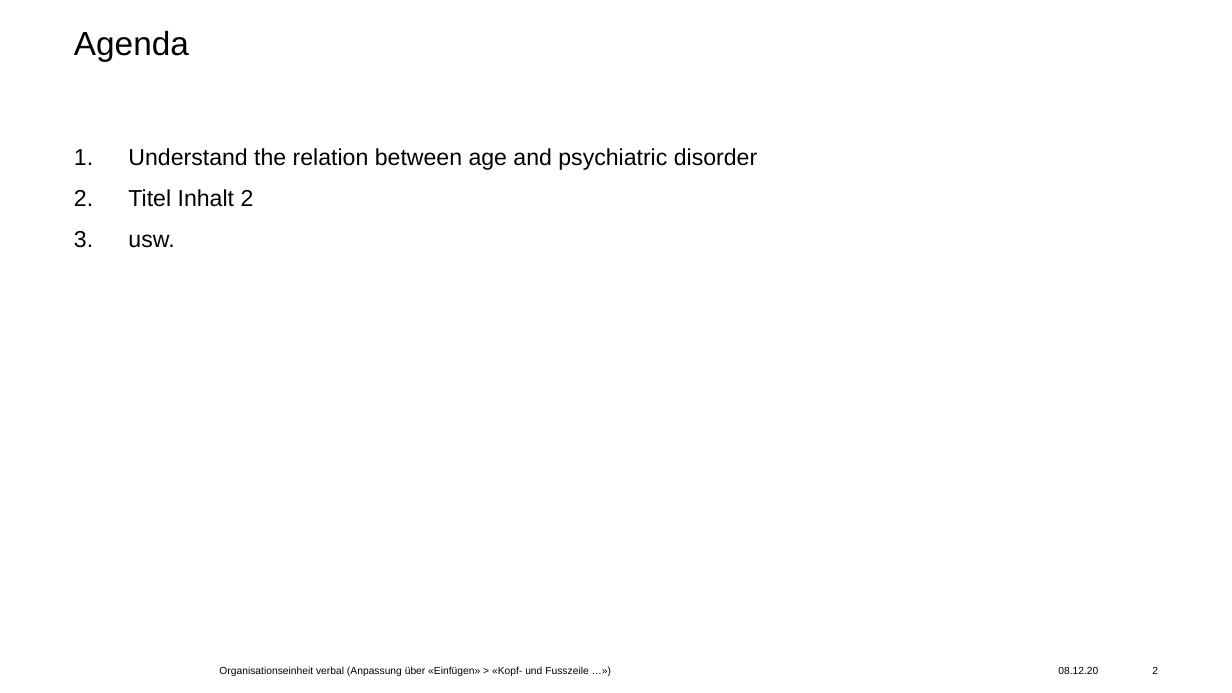
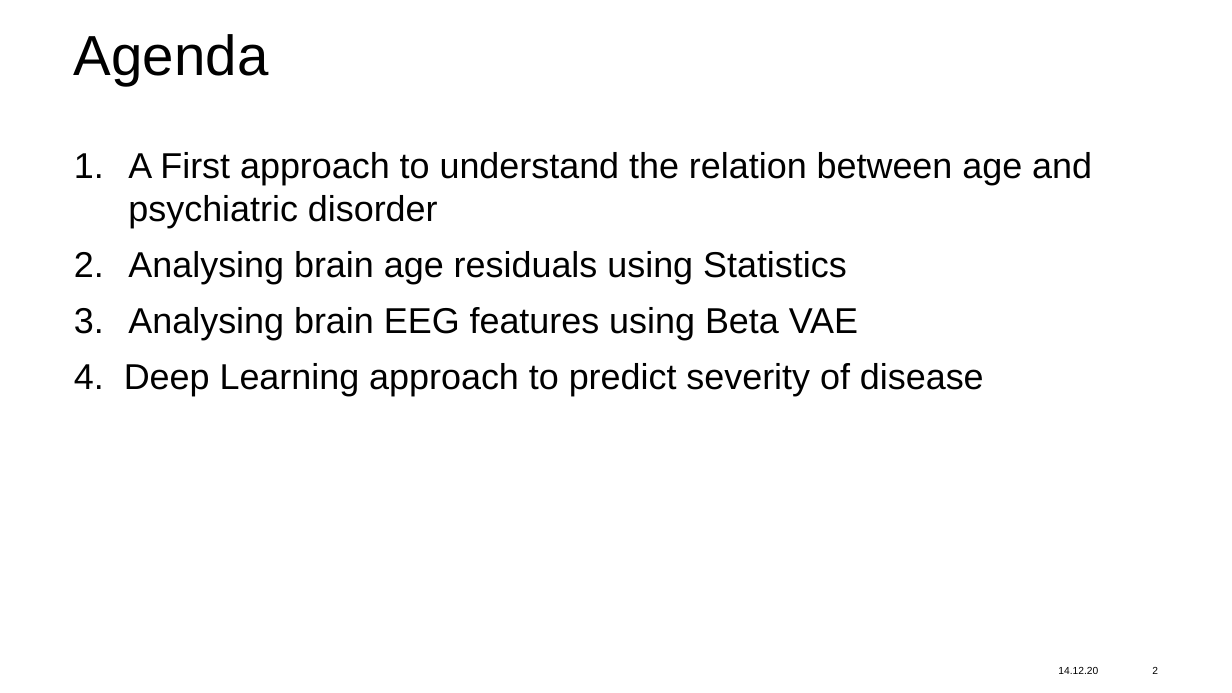
Before and after one commit to pauldelacour/data_sc_lab, a slide deck: slide 2 of presentation/PPDPS.pptx. Drawn at 1232x693 pixels with LibreOffice and Linux fonts; fonts in the diff are those of the drawing; background and template pictures are left out. Boxes give left, top, right and bottom in pixels: in the first picture for what was removed or moved away, otherwise in the second. Text is boxed around its words. In the diff, an @@ line names an element or a change of style, - is before the commit and + after.

```diff
--- a/presentation/PPDPS.pptx
+++ b/presentation/PPDPS.pptx
@@ title "Agenda" at bbox=[74, 34, 269, 85]: size 26 to 44 pt @@
@@ text at bbox=[74, 152, 1092, 396]: text changed; size 18 to 28 pt @@
-1. Understand the relation between age and psychiatric disorder
-2. Titel Inhalt 2
-3. usw.
+1. A First approach to understand the relation between age and psychiatric disorder
+2. Analysing brain age residuals using Statistics
+3. Analysing brain EEG features using Beta VAE
+4. Deep Learning approach to predict severity of disease
@@ text removed at bbox=[219, 666, 588, 676] @@
-Organisationseinheit verbal (Anpassung über «Einfügen» > «Kopf- und Fusszeile …»)
@@ text at bbox=[1058, 667, 1098, 674]: text changed @@
-08.12.20
+14.12.20
```
Also in this commit, not shown: 3 other slides changed, 12 slides added, 12 slides removed.
